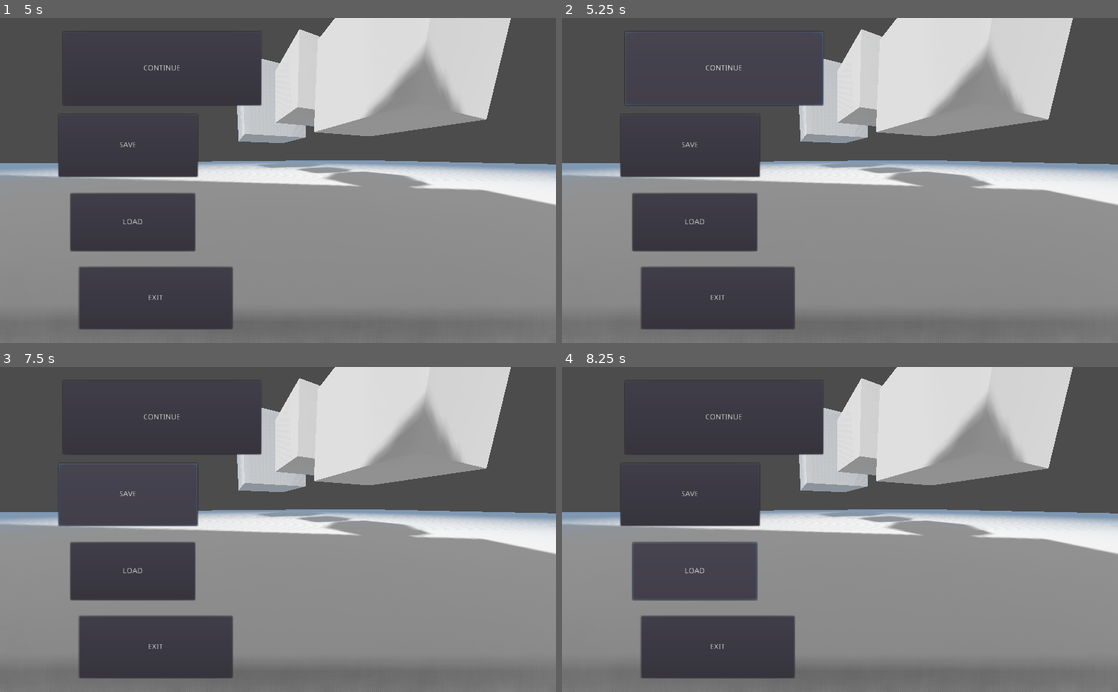
Above: before the commit, frames 1-4 (two rows, left to right).
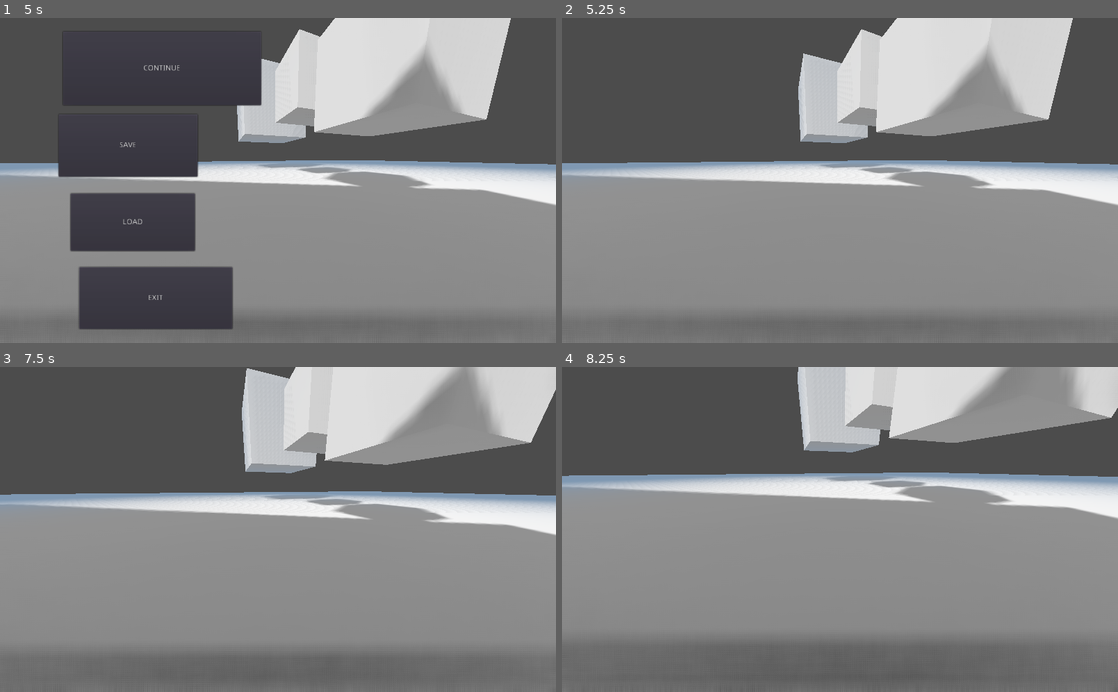
Above: after the commit, the same moments.

Repository: LoslierDimitri/Vampire
Game: Godot game, scene res://Main/Main.tscn
Two runs of this game, one before a commit and one after it. Both use one fixed random seed, a clock stepped at 60 frames per second and the inputs below.
Inputs (mouse positions are in pixels of both pictures, inside the frame that each line leads up to):
- Up to frame 1 (5 s): click "PLAY" at 0.5 s; move the mouse to (305, 180) at 1.27 s; hold C (c) 1.28-2.03 s; tap D (d) at 1.55, 2.1, 3.8 s; tap Enter at 2 s; move the mouse to (250, 180) at 2.02 s; tap S (s) at 2.3, 4.55 s; tap Space (space) at 2.75 s; move the mouse to (289, 174) at 2.77 s; hold S (s) 2.78-3.53 s; tap C (c) at 3.05, 3.6 s; move the mouse to (272, 187) at 3.52 s; move the mouse to (316, 183) at 4.27 s; hold D (d) from 4.28 s (still down); tap Escape (esc) at 4.9 s
- Up to frame 2 (5.25 s): release D (d) at 5 s; click "CONTINUE" at 5 s
- Up to frame 3 (7.5 s): click (161, 419) at 5.75 s, where only the run before the commit has a clickable "CONTINUE"; click (161, 419) at 6.5 s, where only the run before the commit has a clickable "CONTINUE"; click (127, 493) at 7.25 s, where only the run before the commit has a clickable "SAVE"
- Up to frame 4 (8.25 s): click (695, 571) at 8 s, where only the run before the commit has a clickable "LOAD"

Frame 1 is identical in both runs. In frame 2, 11% of the frame differs, in the area x 10-48%, y 4-96%; in frame 3, 32%; in frame 4, 43%, in the area x 0-100%, y 0-100%.

Commit message:
Basic interface system and state done.
Basic interface done, interface and state changement done.

Todo:
Basic interface done: in game, main menu, pause menu and basic access to all menu.

Diff:
--- a/Vampire_godot/Interface/Interface_menu_main.tscn
+++ b/Vampire_godot/Interface/Interface_menu_main.tscn
@@ -1,6 +1,6 @@
 [gd_scene load_steps=2 format=2]
 
-[ext_resource path="res://Script/Interface_menu_main.gd" type="Script" id=1]
+[ext_resource path="res://Script/Interface/Interface_menu_main.gd" type="Script" id=1]
 
 [node name="Interface_menu_main" type="Control"]
 anchor_right = 1.0
--- a/Vampire_godot/Interface/Interface_menu_mission.tscn
+++ b/Vampire_godot/Interface/Interface_menu_mission.tscn
@@ -3,3 +3,17 @@
 [node name="Interface_menu_mission" type="Control"]
 anchor_right = 1.0
 anchor_bottom = 1.0
+
+[node name="Button" type="Button" parent="."]
+margin_left = 153.0
+margin_top = 29.0
+margin_right = 424.0
+margin_bottom = 131.0
+text = "MENU MISSION"
+
+[node name="Button_exit" type="Button" parent="."]
+margin_left = 97.0
+margin_top = 358.0
+margin_right = 349.0
+margin_bottom = 502.0
+text = "EXIT"
--- /dev/null
+++ b/Vampire_godot/Interface/Interface_menu_mission_object.tscn
@@ -0,0 +1,5 @@
+[gd_scene format=2]
+
+[node name="Interface_menu_mission_object" type="Control"]
+anchor_right = 1.0
+anchor_bottom = 1.0
--- /dev/null
+++ b/Vampire_godot/Interface/Interface_menu_mission_objective.tscn
@@ -0,0 +1,5 @@
+[gd_scene format=2]
+
+[node name="Interface_menu_mission_objective" type="Control"]
+anchor_right = 1.0
+anchor_bottom = 1.0
--- /dev/null
+++ b/Vampire_godot/Interface/Interface_menu_mission_power.tscn
@@ -0,0 +1,5 @@
+[gd_scene format=2]
+
+[node name="Interface_menu_mission_power" type="Control"]
+anchor_right = 1.0
+anchor_bottom = 1.0
--- /dev/null
+++ b/Vampire_godot/Interface/Interface_menu_mission_rune.tscn
@@ -0,0 +1,5 @@
+[gd_scene format=2]
+
+[node name="Interface_menu_mission_rune" type="Control"]
+anchor_right = 1.0
+anchor_bottom = 1.0
--- /dev/null
+++ b/Vampire_godot/Interface/Interface_menu_no.tscn
@@ -0,0 +1,5 @@
+[gd_scene format=2]
+
+[node name="Interface_menu_no" type="Control"]
+anchor_right = 1.0
+anchor_bottom = 1.0
--- a/Vampire_godot/Interface/Interface_menu_pause.tscn
+++ b/Vampire_godot/Interface/Interface_menu_pause.tscn
@@ -1,6 +1,6 @@
 [gd_scene load_steps=2 format=2]
 
-[ext_resource path="res://Script/Interface_menu_pause.gd" type="Script" id=1]
+[ext_resource path="res://Script/Interface/Interface_menu_pause.gd" type="Script" id=1]
 
 [node name="Interface_menu_pause" type="Control"]
 anchor_right = 1.0
--- a/Vampire_godot/Main/Main.tscn
+++ b/Vampire_godot/Main/Main.tscn
@@ -11,6 +11,11 @@
 [ext_resource path="res://Interface/Interface_menu_option_graphic.tscn" type="PackedScene" id=9]
 [ext_resource path="res://Interface/Interface_menu_mission.tscn" type="PackedScene" id=10]
 [ext_resource path="res://Interface/Interface_menu_option.tscn" type="PackedScene" id=11]
+[ext_resource path="res://Interface/Interface_menu_no.tscn" type="PackedScene" id=12]
+[ext_resource path="res://Interface/Interface_menu_mission_power.tscn" type="PackedScene" id=13]
+[ext_resource path="res://Interface/Interface_menu_mission_rune.tscn" type="PackedScene" id=14]
+[ext_resource path="res://Interface/Interface_menu_mission_objective.tscn" type="PackedScene" id=15]
+[ext_resource path="res://Interface/Interface_menu_mission_object.tscn" type="PackedScene" id=16]
 
 [node name="Main" type="Spatial"]
 pause_mode = 2
@@ -21,6 +26,16 @@
 [node name="Interface_menu_main" parent="." instance=ExtResource( 4 )]
 
 [node name="Interface_menu_mission" parent="." instance=ExtResource( 10 )]
+
+[node name="Interface_menu_mission_object" parent="." instance=ExtResource( 16 )]
+
+[node name="Interface_menu_mission_objective" parent="." instance=ExtResource( 15 )]
+
+[node name="Interface_menu_mission_power" parent="." instance=ExtResource( 13 )]
+
+[node name="Interface_menu_mission_rune" parent="." instance=ExtResource( 14 )]
+
+[node name="Interface_menu_no" parent="." instance=ExtResource( 12 )]
 
 [node name="Interface_menu_option" parent="." instance=ExtResource( 11 )]
 
--- a/Vampire_godot/Map/Map_01.tscn
+++ b/Vampire_godot/Map/Map_01.tscn
@@ -1,6 +1,6 @@
 [gd_scene load_steps=3 format=2]
 
-[ext_resource path="res://Script/Map_01.gd" type="Script" id=1]
+[ext_resource path="res://Script/Map/Map_01.gd" type="Script" id=1]
 [ext_resource path="res://Model/Cube_01.tscn" type="PackedScene" id=2]
 
 [node name="Map_01" type="Spatial"]
--- a/Vampire_godot/Player/Player.tscn
+++ b/Vampire_godot/Player/Player.tscn
@@ -1,7 +1,7 @@
 [gd_scene load_steps=10 format=2]
 
 [ext_resource path="res://Environment/Map_01_01.tres" type="Environment" id=1]
-[ext_resource path="res://Script/Player.gd" type="Script" id=2]
+[ext_resource path="res://Script/Player/Player.gd" type="Script" id=2]
 
 [sub_resource type="CylinderShape" id=4]
 height = 0.1
--- a/Vampire_godot/Script/Interface_menu_main.gd
+++ b/Vampire_godot/Script/Interface/Interface_menu_main.gd
@@ -14,8 +14,11 @@
 	var player_actual = get_parent().get_node("Player_actual")
 	player_actual.global_transform.origin = initial_player_position.global_transform.origin
 
-	main_node.STATE = "IN_GAME"
-	main_node.INTERFACE_MENU_MAIN.visible = false
+#	main_node.STATE = "IN_GAME"
+#	main_node.INTERFACE_MENU_MAIN.visible = false
+
+	main_node.change_interface(main_node.INTERFACE_MENU_MAIN, main_node.INTERFACE_MENU_NO, Input.MOUSE_MODE_CAPTURED, "MENU_NO")
+	get_tree().paused = false
 
 func _on_Button_load_pressed():
 	pass
--- a/Vampire_godot/Script/Interface_menu_pause.gd
+++ b/Vampire_godot/Script/Interface/Interface_menu_pause.gd
@@ -6,7 +6,8 @@
 	get_tree().paused = false
 
 func _on_Button_continue_pressed():
-	pass
+	main_node.change_interface(main_node.INTERFACE_MENU_PAUSE, main_node.INTERFACE_MENU_NO, Input.MOUSE_MODE_CAPTURED, "MENU_NO")
+	get_tree().paused = false
 
 func _on_Button_save_pressed():
 	main_node.get_node("Save_load").save_file(0)
--- a/Vampire_godot/Script/Main.gd
+++ b/Vampire_godot/Script/Main.gd
@@ -3,6 +3,11 @@
 onready var INTERFACE_MENU_LOADING = get_node("Interface_menu_loading")
 onready var INTERFACE_MENU_MAIN = get_node("Interface_menu_main")
 onready var INTERFACE_MENU_MISSION = get_node("Interface_menu_mission")
+onready var INTERFACE_MENU_MISSION_OBJECT = get_node("Interface_menu_mission_object")
+onready var INTERFACE_MENU_MISSION_OBJECTIVE = get_node("Interface_menu_mission_objective")
+onready var INTERFACE_MENU_MISSION_POWER = get_node("Interface_menu_mission_power")
+onready var INTERFACE_MENU_MISSION_RUNE = get_node("Interface_menu_mission_rune")
+onready var INTERFACE_MENU_NO = get_node("Interface_menu_no")
 onready var INTERFACE_MENU_OPTION = get_node("Interface_menu_option")
 onready var INTERFACE_MENU_OPTION_GAMEPLAY = get_node("Interface_menu_option_gameplay")
 onready var INTERFACE_MENU_OPTION_GRAPHIC = get_node("Interface_menu_option_graphic")
@@ -25,6 +30,11 @@
 	INTERFACE_MENU_LOADING.visible = false
 	INTERFACE_MENU_MAIN.visible = true
 	INTERFACE_MENU_MISSION.visible = false
+	INTERFACE_MENU_MISSION_OBJECT.visible = false
+	INTERFACE_MENU_MISSION_OBJECTIVE.visible = false
+	INTERFACE_MENU_MISSION_POWER.visible = false
+	INTERFACE_MENU_MISSION_RUNE.visible = false
+	INTERFACE_MENU_NO.visible = false
 	INTERFACE_MENU_OPTION.visible = false
 	INTERFACE_MENU_OPTION_GAMEPLAY.visible = false
 	INTERFACE_MENU_OPTION_GRAPHIC.visible = false
@@ -33,29 +43,18 @@
 	INTERFACE_MENU_PAUSE.visible = false
 
 func _process(delta):
-	reset()
+	interface_control()
 
-	if (Input.is_action_just_pressed("esc") and STATE == "IN_GAME"):
-		STATE = "MENU_PAUSE"
-		INTERFACE_MENU_PAUSE.visible = true
-	elif(Input.is_action_just_pressed("esc") and STATE == "MENU_PAUSE"):
-		STATE = "IN_GAME"
-		INTERFACE_MENU_PAUSE.visible = false
+func interface_control():
+	if (STATE == "MENU_NO"):
+		if (Input.is_action_just_pressed("esc")):
+			change_interface(INTERFACE_MENU_NO, INTERFACE_MENU_PAUSE, Input.MOUSE_MODE_VISIBLE, "MENU_PAUSE")
+			get_tree().paused = true
 
-	if (STATE == "IN_GAME"):
-		Input.set_mouse_mode(Input.MOUSE_MODE_CAPTURED)
-
-	if (STATE == "MENU_PAUSE"):
-		Input.set_mouse_mode(Input.MOUSE_MODE_VISIBLE)
-		INTERFACE_MENU_PAUSE.visible = true
-		get_tree().paused = true
-
-	if (STATE == "MENU_MAIN"):
-		Input.set_mouse_mode(Input.MOUSE_MODE_VISIBLE)
-		INTERFACE_MENU_MAIN.visible = true
-
-func reset():
-	get_tree().paused = false
+	elif (STATE == "MENU_PAUSE"):
+		if (Input.is_action_just_pressed("esc")):
+			change_interface(INTERFACE_MENU_PAUSE, INTERFACE_MENU_NO, Input.MOUSE_MODE_CAPTURED, "MENU_NO")
+			get_tree().paused = false
 
 func load_scene(load_scene, load_name):
 	load_scene = load(load_scene)
@@ -66,3 +65,9 @@
 func remove_scene(remove_name):
 	var node_to_remove = get_node(remove_name)
 	node_to_remove.queue_free()
+
+func change_interface(interface_from, interface_to, mouse_control, state):
+	interface_from.visible = false
+	interface_to.visible = true
+	Input.set_mouse_mode(mouse_control)
+	STATE = state
Not shown: 1 places in Vampire_godot/Main/Main.tscn that only renumber resources
Renamed: Vampire_godot/Script/Map_01.gd -> Vampire_godot/Script/Map/Map_01.gd
Renamed: Vampire_godot/Script/Player.gd -> Vampire_godot/Script/Player/Player.gd
